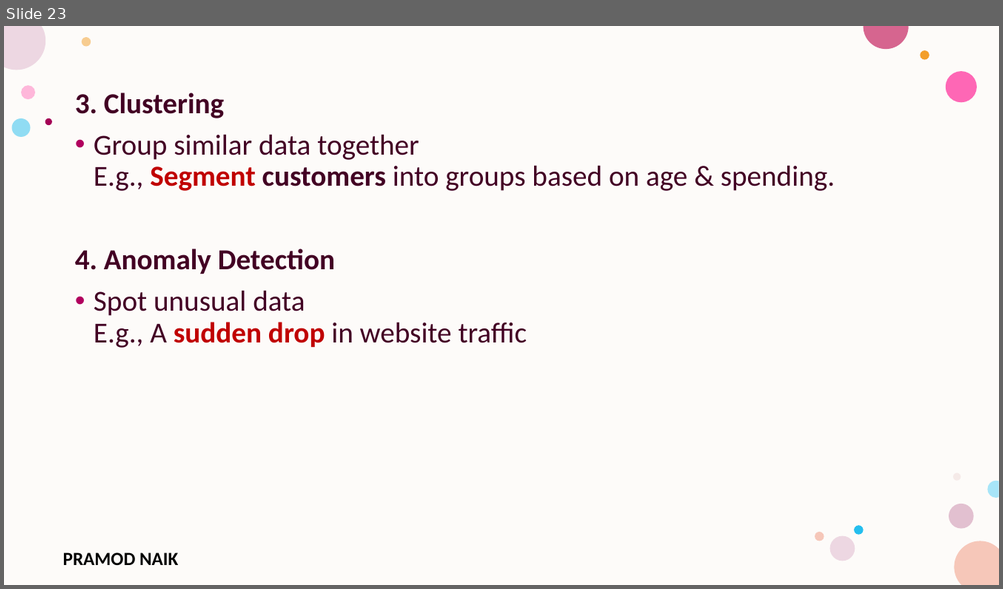
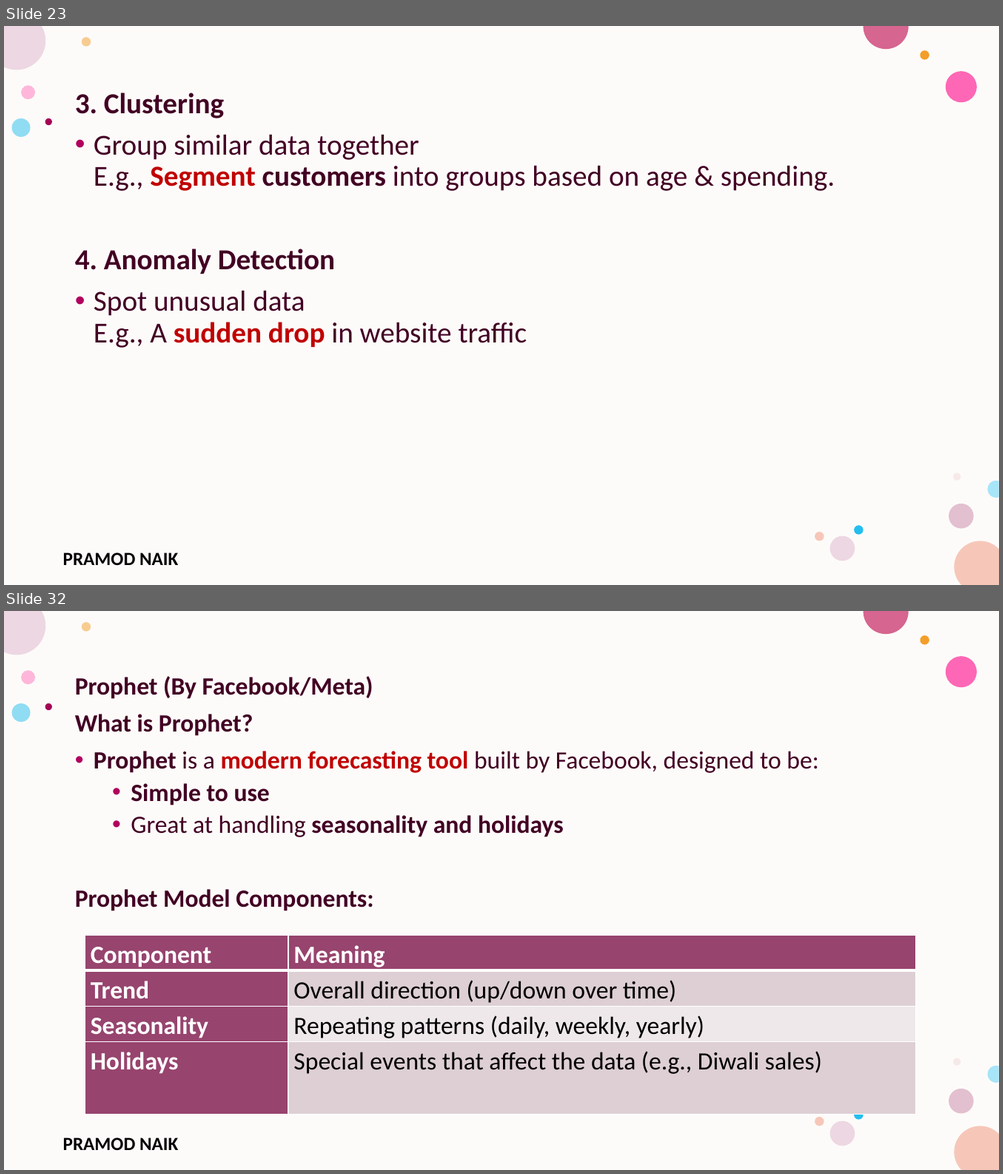
Before and after one commit to PRAMODNAIK-DEV/MCA-2nd-Sem-ML-Data-Analytics-Shridevi-College, a slide deck: Theory Class-Notes/Unit-5 Data Analytics and Real-World Applications.pptx. Shown one above the other, each under a label of ours: slide 23 before the commit, slides 23 and 32 after it; the slides between them are not shown. The pictures are 1003x589 and 1003x1174 pixels, drawn with LibreOffice and Linux fonts; fonts in the diff are those of the drawing; background and template pictures are left out. Boxes give left, top, right and bottom in pixels: in the first picture for what was removed or moved away, otherwise in the second. Text is boxed around its words. In the diff, an @@ line names an element or a change of style, - is before the commit and + after.

```diff
--- a/Theory Class-Notes/Unit-5 Data Analytics and Real-World Applications.pptx
+++ b/Theory Class-Notes/Unit-5 Data Analytics and Real-World Applications.pptx
@@ slide 32 added at [4,611,999,1170], background #FFFFFF; not listed: 17 template elements that a slide beside it also shows @@
@@ text added at [75,676,818,911], 24 pt, text #420023, bold @@
+Prophet (By Facebook/Meta)
+What is Prophet?
+• Prophet is a modern forecasting tool built by Facebook, designed to be:
+  • Simple to use
+  • Great at handling seasonality and holidays
+Prophet Model Components:
@@ table added at [85,936,915,1116], 4 rows, 2 columns @@
+Component | Meaning
+Trend | Overall direction (up/down over time)
+Seasonality | Repeating patterns (daily, weekly, yearly)
+Holidays | Special events that affect the data (e.g., Diwali sales)
```
Also in this commit, not shown: 3 slides changed, 22 other slides added, 6 slides removed, 1 other file.
